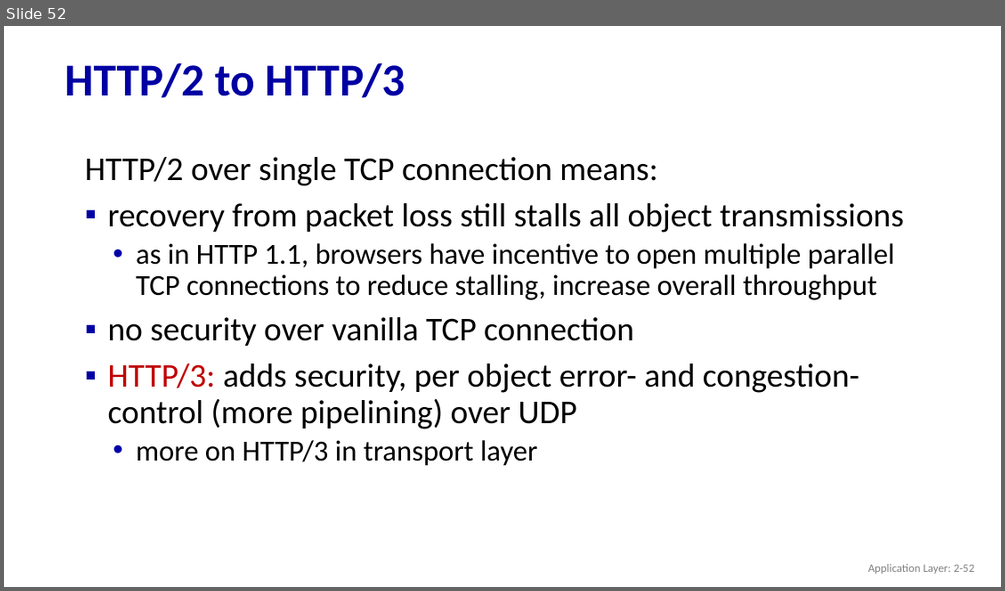
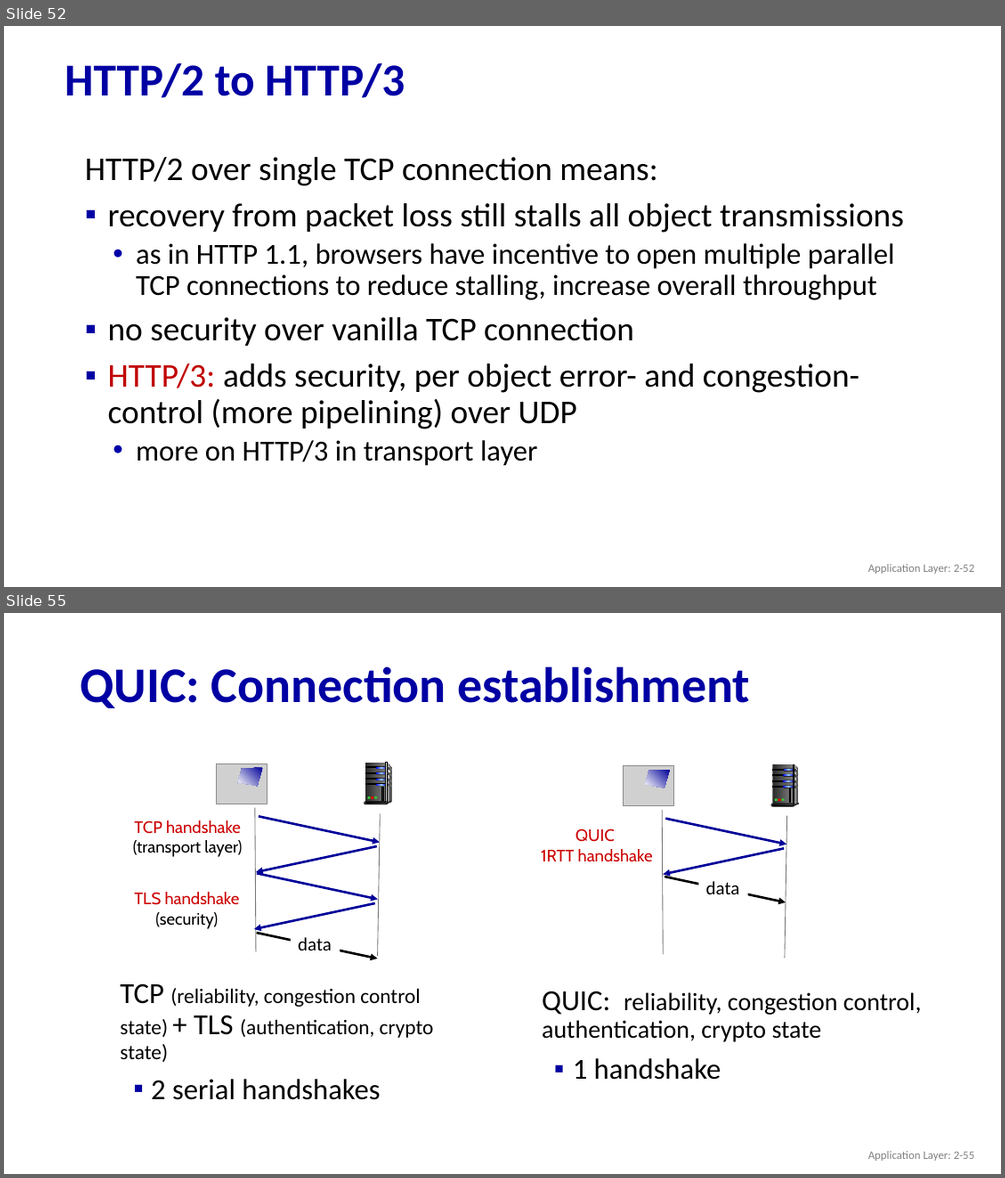
Before and after one commit to huangqy89/cn-2026, a slide deck: static_files/lectures/Chapter_2_v8.2.pptx. Shown one above the other, each under a label of ours: slide 52 before the commit, slides 52 and 55 after it; the slides between them are not shown. The pictures are 1005x591 and 1005x1178 pixels, drawn with LibreOffice and Linux fonts; fonts in the diff are those of the drawing; grey boxes stand for pictures. Boxes give left, top, right and bottom in pixels: in the first picture for what was removed or moved away, otherwise in the second. Text is boxed around its words. In the diff, an @@ line names an element or a change of style, - is before the commit and + after.

```diff
--- a/static_files/lectures/Chapter_2_v8.2.pptx
+++ b/static_files/lectures/Chapter_2_v8.2.pptx
@@ slide 55 added at (4, 613, 1001, 1174), background #FFFFFF @@
@@ title added at (80, 666, 751, 708), 48 pt, text #0000A3, bold @@
+QUIC: Connection establishment
@@ picture added at (217, 764, 267, 803) @@
@@ freeform shape added at (238, 768, 263, 786), fill gradient #000099 to #FFFFFF @@
@@ group added at (364, 763, 391, 804): 10 rounded rectangles, 7 freeform shapes, 7 rectangles, 4 ellipses @@
@@ text added at (133, 820, 242, 857), 16 pt, text #000000 @@
+TCP handshake
+(transport layer)
@@ line added from (255, 807) to (256, 952), #777777 0.75 pt @@
@@ arrow added from (259, 817) to (380, 842), #000099 2.25 pt @@
@@ line added from (380, 813) to (378, 956), #777777 0.75 pt @@
@@ arrow added from (377, 846) to (256, 872), #000099 2.25 pt @@
@@ text added at (541, 828, 653, 861), 16 pt, text #CC0000 @@
+QUIC
+1RTT handshake
@@ arrow added from (257, 873) to (378, 900), #000099 2.25 pt @@
@@ text added at (134, 892, 240, 929), 16 pt, text #CC0000 @@
+TLS handshake
+(security)
@@ arrow added from (375, 903) to (254, 929), #000099 2.25 pt @@
@@ arrow added from (257, 933) to (377, 958), #000000 2.25 pt @@
@@ text added at (298, 937, 332, 950), 18 pt, text #000000 @@
+data
@@ text added at (120, 983, 434, 1100), 20 pt, text #000000 @@
+TCP (reliability, congestion control state) + TLS (authentication, crypto state)
+▪ 2 serial handshakes
@@ group added at (542, 764, 922, 1079): 10 rounded rectangles, 8 freeform shapes, 7 rectangles, 4 ellipses, 3 arrows, 2 lines, 2 texts, 1 picture @@
+data
+QUIC: reliability, congestion control, authentication, crypto state
+▪ 1 handshake
@@ text added at (868, 1151, 974, 1160), 11 pt, text #808080 @@
+Application Layer: 2-55
```
Also in this commit, not shown: 3 slides changed, 4 other slides added, 2 slides removed.
